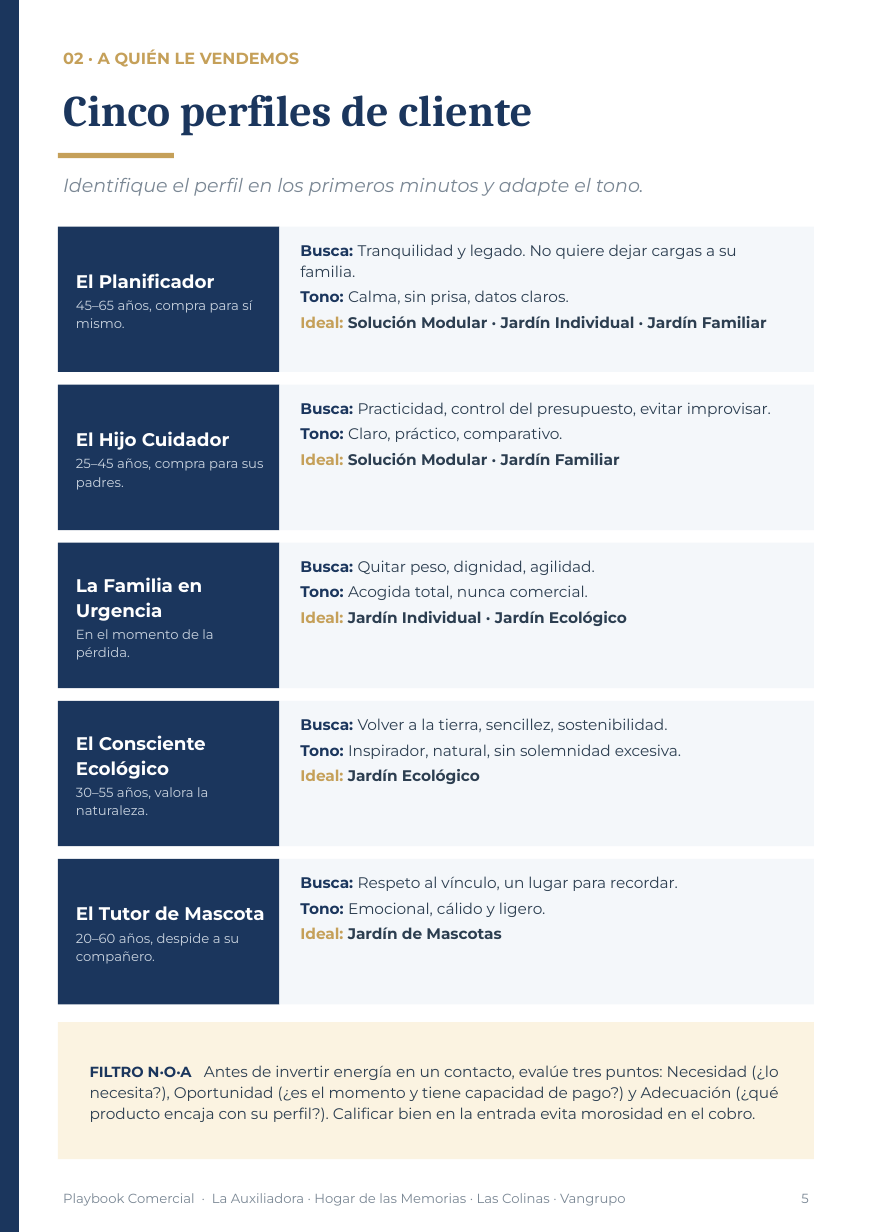
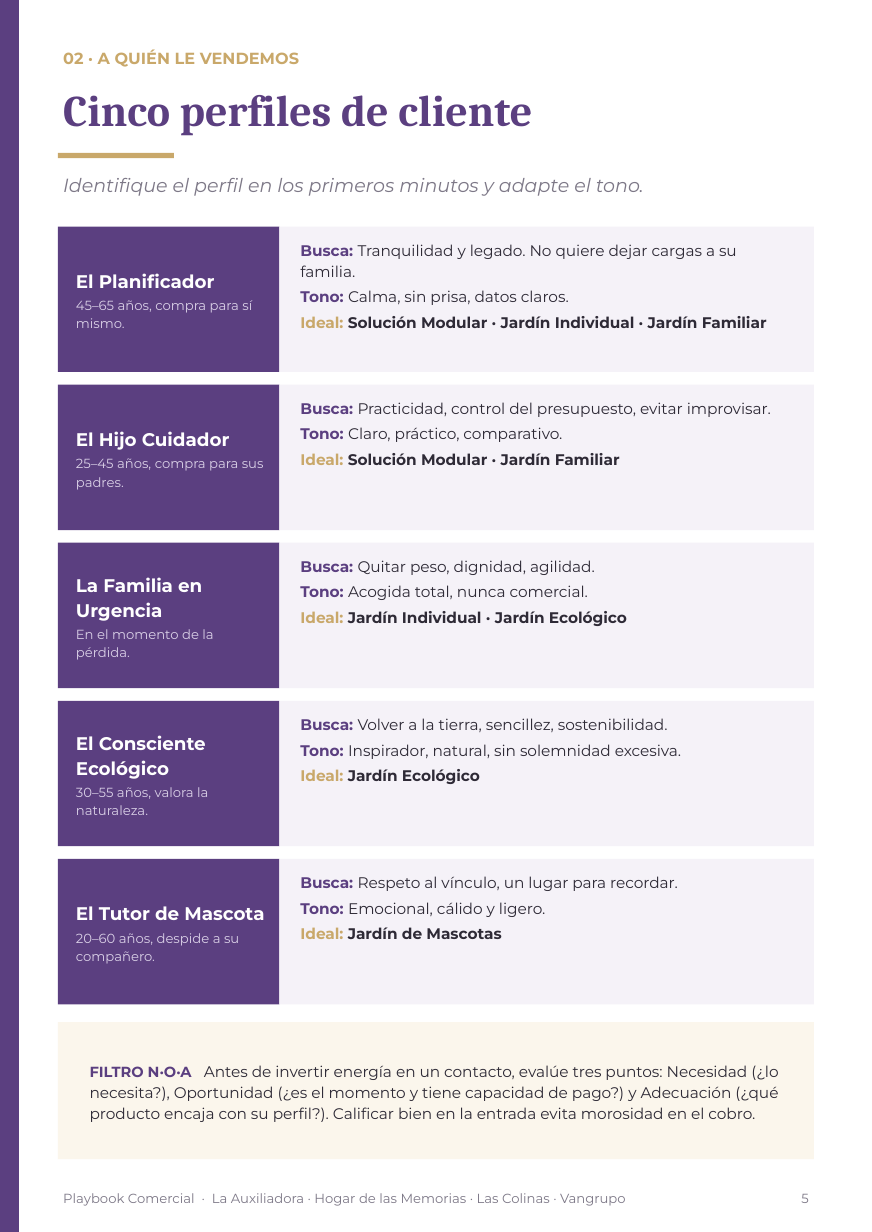
Before and after one commit to os267/teste, a slide deck: slide 5 of playbook/salida/Playbook_Comercial_Cremacion_Vangrupo_Vertical.pptx. Drawn at 872x1232 pixels with LibreOffice and Linux fonts; fonts in the diff are those of the drawing. Boxes give left, top, right and bottom in pixels: in the first picture for what was removed or moved away, otherwise in the second. Text is boxed around its words. In the diff, an @@ line names an element or a change of style, - is before the commit and + after.

```diff
--- a/playbook/salida/Playbook_Comercial_Cremacion_Vangrupo_Vertical.pptx
+++ b/playbook/salida/Playbook_Comercial_Cremacion_Vangrupo_Vertical.pptx
@@ text "02 · A QUIÉN LE ..." at (63,49,299,67): text colour #C5A059 to #C9A86A @@
@@ text "Cinco perfiles de cliente" at (63,95,532,136): text colour #1B365D to #5B3F80 @@
@@ text "Identifique el perfil en los ..." at (63,178,644,196): text colour #7A8794 to #7D7887 @@
@@ rectangle at (58,153,174,158): fill #C5A059 to #C9A86A @@
@@ text "Busca: Tranquilidad y legado. No ..." at (300,244,767,328): text colour #1B365D to #5B3F80 in "Busca:", "Tono:"; text colour #2C3E50 to #2E2A36 in "Tranquilidad y legado. No quiere dejar cargas ...", "Calma, sin prisa, datos claros.", "Solución Modular · Jardín Individual · Jardín ..."; text colour #C5A059 to #C9A86A in "Ideal:" @@
@@ text at (76,300,252,328): text colour #C9D3DF to #D9CFE6 in "45–65 años, compra para sí mismo." @@
@@ text "Busca: Practicidad, control del presupuesto, ..." at (300,402,771,465): text colour #1B365D to #5B3F80 in "Busca:", "Tono:"; text colour #2C3E50 to #2E2A36 in "Practicidad, control del presupuesto, evitar improvisar.", "Claro, práctico, comparativo.", "Solución Modular · Jardín Familiar"; text colour #C5A059 to #C9A86A in "Ideal:" @@
@@ text at (76,458,264,490): text colour #C9D3DF to #D9CFE6 in "25–45 años, compra para sus padres." @@
@@ text "Busca: Quitar peso, dignidad, agilidad." at (300,560,627,626): text colour #1B365D to #5B3F80 in "Busca:", "Tono:"; text colour #2C3E50 to #2E2A36 in "Quitar peso, dignidad, agilidad.", "Acogida total, nunca comercial.", "Jardín Individual · Jardín Ecológico"; text colour #C5A059 to #C9A86A in "Ideal:" @@
@@ text at (76,629,213,660): text colour #C9D3DF to #D9CFE6 in "En el momento de la pérdida." @@
@@ text "Busca: Volver a la tierra, ..." at (300,718,681,784): text colour #1B365D to #5B3F80 in "Busca:", "Tono:"; text colour #2C3E50 to #2E2A36 in "Volver a la tierra, sencillez, sostenibilidad.", "Inspirador, natural, sin solemnidad excesiva.", "Jardín Ecológico"; text colour #C5A059 to #C9A86A in "Ideal:" @@
@@ text at (76,787,208,815): text colour #C9D3DF to #D9CFE6 in "30–55 años, valora la naturaleza." @@
@@ fill #1B365D to #5B3F80 in 6 elements at (0,0,19,1232), (58,227,279,372), (58,385,279,530), (58,543,279,689), (58,701,279,847), (58,859,279,1005) @@
@@ fill #F4F7FA to #F5F2F8 in 5 elements at (279,227,814,372), (279,385,814,530), (279,543,814,689), (279,701,814,847), (279,859,814,1005) @@
@@ text "Busca: Respeto al vínculo, un ..." at (300,876,678,939): text colour #1B365D to #5B3F80 in "Busca:", "Tono:"; text colour #2C3E50 to #2E2A36 in "Respeto al vínculo, un lugar para recordar.", "Emocional, cálido y ligero.", "Jardín de Mascotas"; text colour #C5A059 to #C9A86A in "Ideal:" @@
@@ text at (76,933,239,963): text colour #C9D3DF to #D9CFE6 in "20–60 años, despide a su compañero." @@
@@ rectangle at (58,1023,814,1160): fill #FBF3E1 to #FBF6EC @@
@@ text "FILTRO N·O·A Antes de invertir ..." at (90,1065,778,1122): text colour #1B365D to #5B3F80 in "FILTRO N·O·A"; text colour #2C3E50 to #2E2A36 @@
@@ text "Playbook Comercial · La Auxiliadora ..." at (63,1193,626,1206): text colour #7A8794 to #7D7887 @@
```
Also in this commit, not shown: 21 other slides changed, 13 other files.
